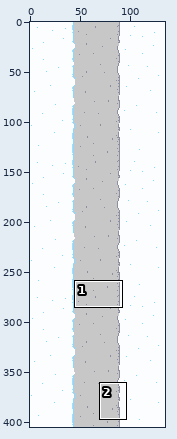
Two versions of one sprite sheet, Assets/images/buildings/building_metro_ground.png. The first picture is a wide view before the edit; the outline marks the close-up.
Close-up. Earlier state:
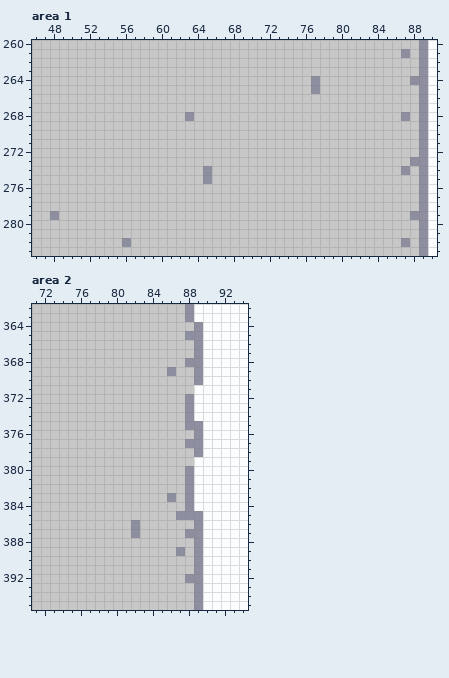
The file is 135x405 pixels. Shown: area 1: x 46..90, y 260..283; area 2: x 71..94, y 362..395. The commit also changed other parts of the picture, which this record leaves out.
After:
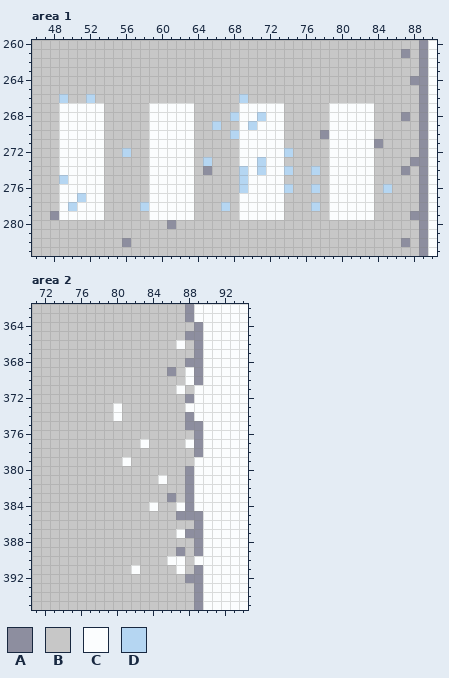
Palette (. is transparent): A #8d8e9f  B #c7c7c7  C #fbfdfe  D #b5d6f2
Difference:
Area 1:
y 264..265: x 77 A -> B
y 266: x 49 B -> D; x 52 B -> D; x 69 B -> D
y 267: x 49..53 BBBBB -> CCCCC; x 59..63 BBBBB -> CCCCC; x 69..73 BBBBB -> CCCCC; x 79..83 BBBBB -> CCCCC
y 268: x 49..53 BBBBB -> CCCCC; x 59..63 BBBBA -> CCCCC; x 68..73 BBBBBB -> DCCDCC; x 79..83 BBBBB -> CCCCC
y 269: x 49..53 BBBBB -> CCCCC; x 59..63 BBBBB -> CCCCC; x 66 B -> D; x 69..73 BBBBB -> CDCCC; x 79..83 BBBBB -> CCCCC
y 270: x 49..53 BBBBB -> CCCCC; x 59..63 BBBBB -> CCCCC; x 68..73 BBBBBB -> DCCCCC; x 78..83 BBBBBB -> ACCCCC
y 271: x 49..53 BBBBB -> CCCCC; x 59..63 BBBBB -> CCCCC; x 69..73 BBBBB -> CCCCC; x 79..84 BBBBBB -> CCCCCA
y 272: x 49..53 BBBBB -> CCCCC; x 56 B -> D; x 59..63 BBBBB -> CCCCC; x 69..74 BBBBBB -> CCCCCD; x 79..83 BBBBB -> CCCCC
y 273: x 49..53 BBBBB -> CCCCC; x 59..63 BBBBB -> CCCCC; x 65 B -> D; x 69..73 BBBBB -> CCDCC; x 79..83 BBBBB -> CCCCC
y 274: x 49..53 BBBBB -> CCCCC; x 59..63 BBBBB -> CCCCC; x 69..74 BBBBBB -> DCDCCD; x 77 B -> D; x 79..83 BBBBB -> CCCCC
y 275: x 49..53 BBBBB -> DCCCC; x 59..63 BBBBB -> CCCCC; x 65 A -> B; x 69..73 BBBBB -> DCCCC; x 79..83 BBBBB -> CCCCC
y 276: x 49..53 BBBBB -> CCCCC; x 59..63 BBBBB -> CCCCC; x 69..74 BBBBBB -> DCCCCD; x 77 B -> D; x 79..83 BBBBB -> CCCCC; x 85 B -> D
y 277: x 49..53 BBBBB -> CCDCC; x 59..63 BBBBB -> CCCCC; x 69..73 BBBBB -> CCCCC; x 79..83 BBBBB -> CCCCC
y 278: x 49..53 BBBBB -> CDCCC; x 58..63 BBBBBB -> DCCCCC; x 67 B -> D; x 69..73 BBBBB -> CCCCC; x 77 B -> D; x 79..83 BBBBB -> CCCCC
y 279: x 49..53 BBBBB -> CCCCC; x 59..63 BBBBB -> CCCCC; x 69..73 BBBBB -> CCCCC; x 79..83 BBBBB -> CCCCC
y 280: x 61 B -> A
Area 2:
y 366: x 87 B -> C
y 369..370: x 88 B -> C
y 371: x 87 B -> C
y 373: x 80 B -> C; x 88 A -> C
y 374: x 80 B -> C
y 377: x 83 B -> C; x 88 A -> C
y 379: x 81 B -> C
y 381: x 85 B -> C
y 384: x 84 B -> C; x 87 B -> C
y 386: x 82 A -> B
y 387: x 82 A -> B; x 87 B -> C
y 390: x 86..87 BB -> CC; x 89 A -> C
y 391: x 82 B -> C; x 87 B -> C
